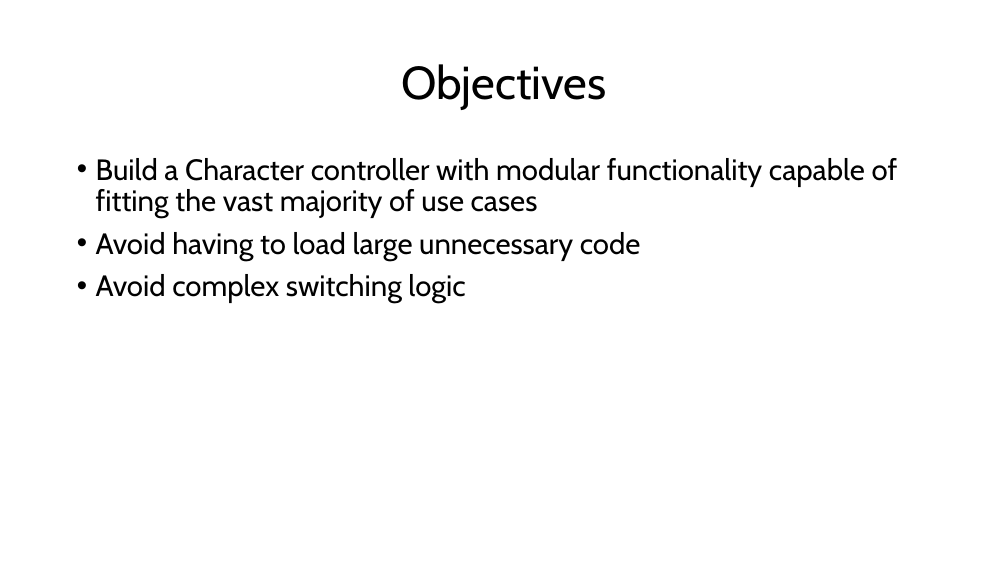
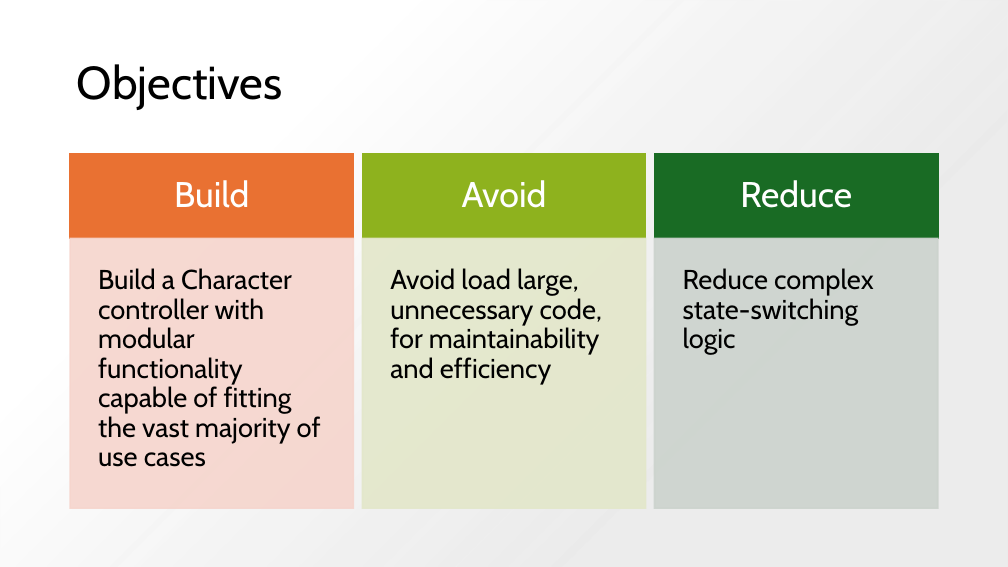
Before and after one commit to bigmonmulgrew/BigMonD_DemoKit, a slide deck: slide 2 of Documentation/Character Controller Architecture.pptx. Drawn at 1008x567 pixels with LibreOffice and Linux fonts; fonts in the diff are those of the drawing; background and template pictures are left out. Boxes give left, top, right and bottom in pixels: in the first picture for what was removed or moved away, otherwise in the second. Text is boxed around its words. In the diff, an @@ line names an element or a change of style, - is before the commit and + after.

```diff
--- a/Documentation/Character Controller Architecture.pptx
+++ b/Documentation/Character Controller Architecture.pptx
@@ rectangle added at bbox=[0, 0, 1008, 567], fill gradient #E8E8E8 to #FFFFFF @@
@@ title "Objectives" at bbox=[77, 64, 283, 110]: alignment centre to left @@
@@ text "Build a Character controller with ...": place and size @@
-text "Build a Character controller with ..." at bbox=[96, 158, 898, 303]
+text "Build a Character controller with ..." at bbox=[98, 268, 321, 467]
@@ text "Build a Character controller with ..." at bbox=[98, 268, 321, 467]: size 28 to 26 pt; bullet • to none @@
@@ text at bbox=[96, 232, 641, 303]: paragraphs removed @@
-• Avoid having to load large unnecessary code
-• Avoid complex switching logic
@@ group added at bbox=[70, 154, 938, 508]: 6 rectangles, 5 texts @@
+Build
+Avoid
+Avoid load large, unnecessary code, for maintainability and efficiency
+Reduce
+Reduce complex state-switching logic
```
Also in this commit, not shown: 4 other slides changed.
